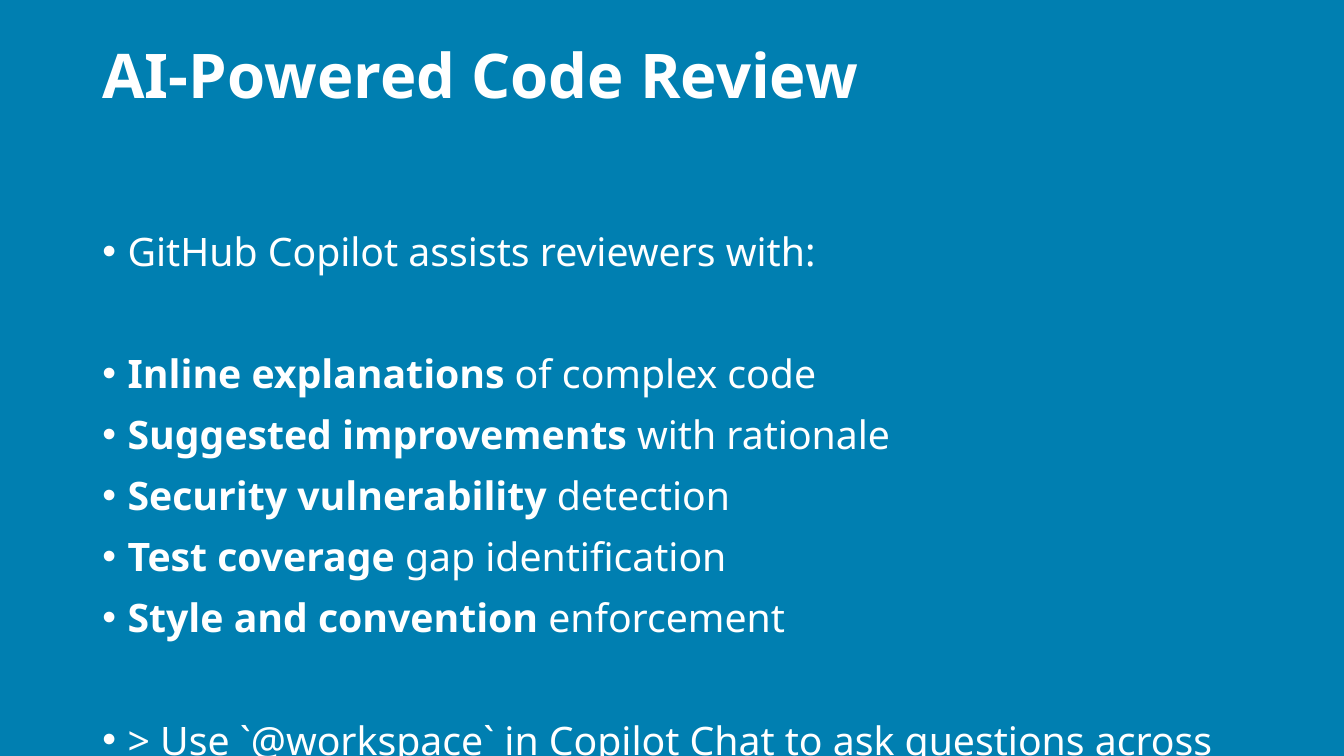
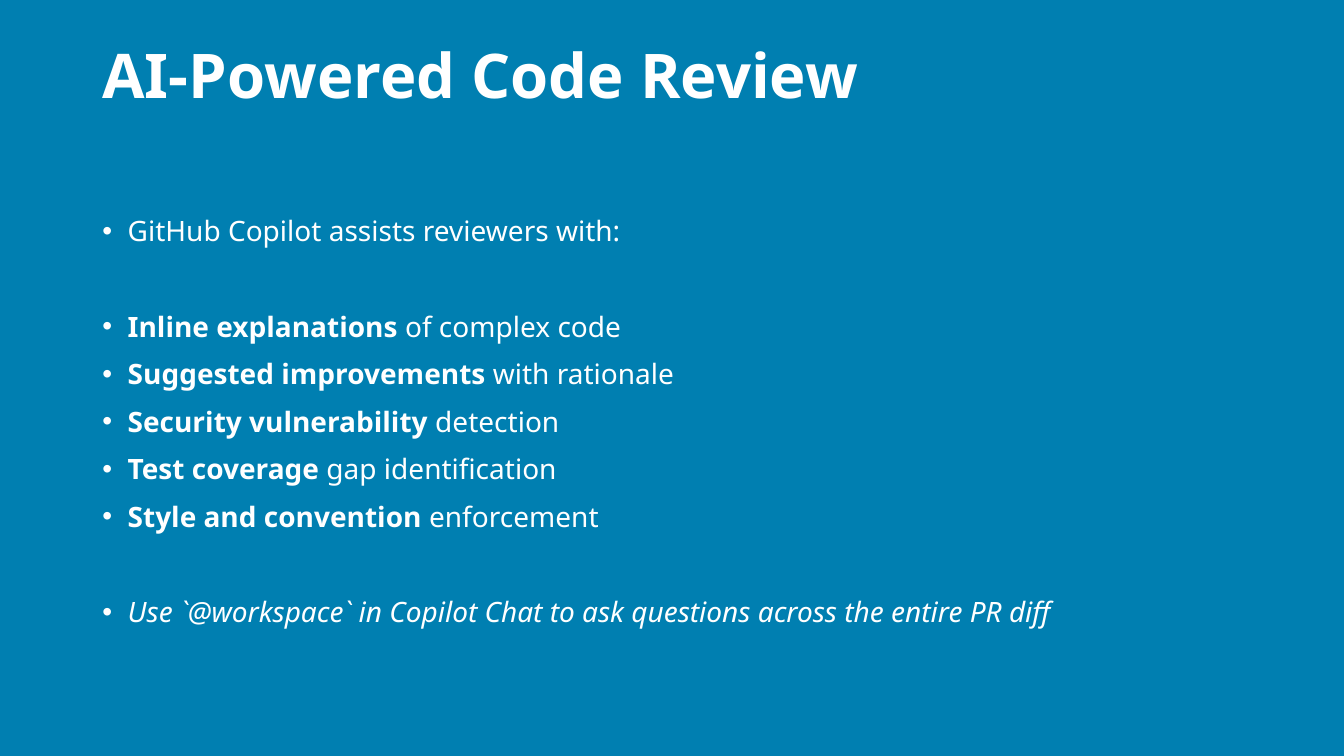
Before and after one commit to j0hnnymiller/AI-Assisted-Software-Development, a slide deck: slide 90 of Slides/output/aiasd-311-monday-draft.pptx. Drawn at 1344x756 pixels with LibreOffice and Linux fonts; fonts in the diff are those of the drawing; background and template pictures are left out. Boxes give left, top, right and bottom in pixels: in the first picture for what was removed or moved away, otherwise in the second. Text is boxed around its words. In the diff, an @@ line names an element or a change of style, - is before the commit and + after.

```diff
--- a/Slides/output/aiasd-311-monday-draft.pptx
+++ b/Slides/output/aiasd-311-monday-draft.pptx
@@ text at (x1=128, y1=219, x2=674, y2=534): size 28 to 20 pt in "GitHub Copilot assists reviewers with:", "Inline explanations of complex code", "Suggested improvements with rationale", "Security vulnerability detection" and 2 more places @@
@@ text at (x1=128, y1=600, x2=1050, y2=629): text changed; size 28 to 20 pt; italic on @@
-• > Use `@workspace` in Copilot Chat to ask questions across the entire PR diff
+• Use `@workspace` in Copilot Chat to ask questions across the entire PR diff
```
Also in this commit, not shown: 138 other slides changed.
